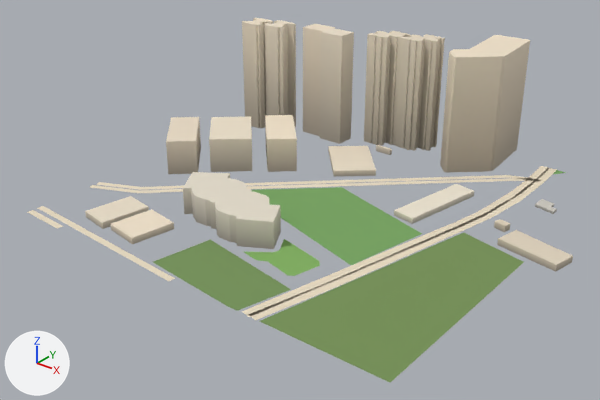
A saved change to the glTF model public/assets/bengaluru-region-v1/tiles/t36_13-l1.glb.
Rendered twice from a camera (50 mm lens) standing at (18787.0, 6023.0, 435.0) and looking at (18239.0, 6707.0, 11.0). The lights are fixed; the arrows at lower left show +X, +Y and +Z. The picture after the commit comes second.

Names of what the first picture shows: 'building', 'ground'.
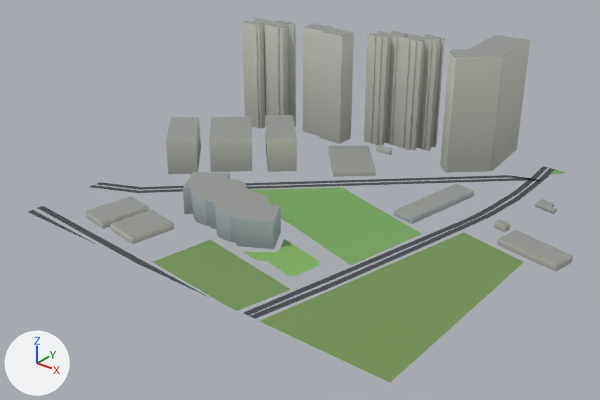
Changed parts and their boxes [x1, y1, x2, y2] in the pictures (600 x 400 px; the box of a moved part takes in the faces that stretch with it):
part 1 of me_building, recoloured: [85, 18, 573, 270] in both
part 2 of me_ground, reshaped: before [28, 210, 175, 281]; after [28, 210, 210, 298]
part 3 of me_ground, moved or reshaped: [90, 182, 142, 193] in both
part 4 of me_ground, moved or reshaped: before [242, 166, 557, 320]; after [244, 166, 555, 319]
part 5 of me_ground, recoloured: [37, 175, 538, 261] in both

What the commit changed:
me_building is used by ob_building; location (18000.0, 6500.0, 0.0).
me_building had 566 vertices, 801 faces and spanned x -12.0..539.0, y 26.0..537.0, z 0.0..152.0.
me_building now has 566 vertices, 1036 faces and spans x -12.0..539.0, y 26.0..537.0, z 0.0..152.0.
me_building part 1: 801 kept faces spanning x -12.0..539.0, y 26.0..537.0, z 0.0..152.0 get new vertex colours.
Edits to the shape of me_building do not show in these pictures.
me_ground is used by ob_ground; location (18000.0, 6500.0, 0.0).
Verts and faces of me_ground; kept vertices keep their numbers, new ones are numbered from 351.
Before the commit, vertices of me_ground: 18 (-2.0, 106.0, 1.0) at pixel (99, 181), 19 (2.0, 99.0, 1.0) at pixel (96, 184), 20 (25.0, 118.0, 1.0) at pixel (120, 184), 21 (29.0, 110.0, 1.0) at pixel (117, 187), 82 (62.0, 114.0, 1.0) at pixel (138, 193).
Before the commit, vertices of me_ground: 83 (57.0, 121.0, 1.0) at pixel (139, 190), 84 (31.0, 101.0, 1.0) at pixel (113, 190), 85 (28.0, 108.0, 1.0) at pixel (116, 187), 86 (2.0, 88.0, 1.0) at pixel (89, 187), 87 (-2.0, 95.0, 1.0) at pixel (92, 184).
me_ground had 351 vertices, 394 faces and spanned x -2.0..500.0, y -4.0..500.0, z 1.0.
me_ground now has 360 vertices, 403 faces and spans x 0.0..500.0, y 0.0..500.0, z 1.0.
Part 2, on me_ground:
10 vertices are removed from x 6.0..242.0, y -4.0..8.0, z 1.0.
11 faces are deleted.
2 vertices move from x 0.0..182.0, y 0.0..7.0, z 1.0 to x 6.0..183.0, y 0.0, z 1.0.
17 vertices are added at x 0.0..296.0, y 0.0..8.0, z 1.0.
18 new faces join them.
Part 3, on me_ground:
Vertices deleted: 84 to 87 (with the faces that use them).
Vertex 18 moves to (0.0, 106.0, 1.0), pixel (100, 182).
Vertex 19 moves to (0.0, 99.0, 1.0), pixel (95, 184).
Vertex 21 moves to (21.0, 108.0, 1.0), pixel (111, 186).
Vertex 20 moves to (18.0, 114.0, 1.0), pixel (114, 183).
New vertex 433 is at (24.0, 106.0, 1.0), pixel (112, 187).
New vertex 434 is at (26.0, 99.0, 1.0), pixel (109, 189).
New vertex 435 is at (0.0, 88.0, 1.0), pixel (88, 187).
New vertex 436 is at (0.0, 95.0, 1.0), pixel (93, 185).
New faces: (82, 83, 433), (82, 433, 434), (433, 435, 434), (433, 436, 435).
Part 4, on me_ground:
80 vertices are removed from x 334.0..434.0, y -1.0..500.0, z 1.0.
80 faces are deleted.
1 vertex moves within x 397.0, y 224.0, z 1.0.
44 vertices are added at x 336.0..425.0, y 0.0..500.0, z 1.0.
17 new vertices lie (7.0, -1.0, 0.0) away from vertices in x 342.0..422.0, y 24.0..384.0, z 1.0.
12 new vertices lie (7.0, 0.0, 0.0) away from vertices in x 336.0..425.0, y 0.0..500.0, z 1.0.
9 new vertices lie (7.0, -2.0, 0.0) away from vertices in x 348.0..384.0, y 16.0..211.0, z 1.0.
82 new faces join them.
me_ground part 5: 75 kept faces spanning x 0.0..428.0, y 0.0..456.0, z 1.0 get new vertex colours; the middle colour goes from beige #e9dcc3 to dark grey #45494f.
